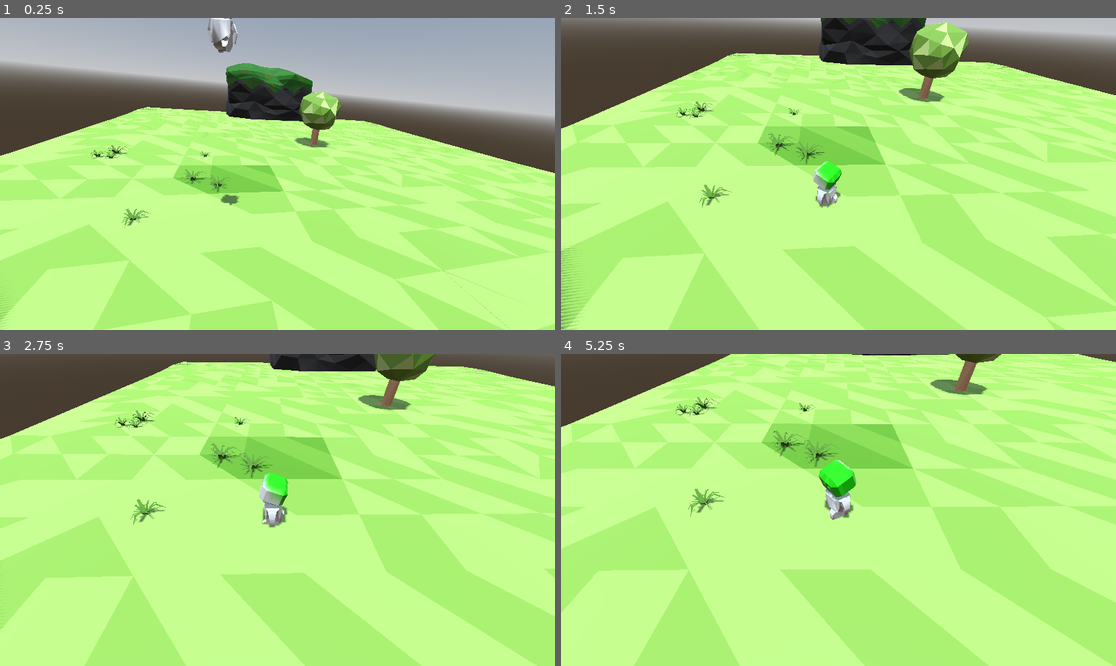
Above: before the commit, frames 1-4 (two rows, left to right).
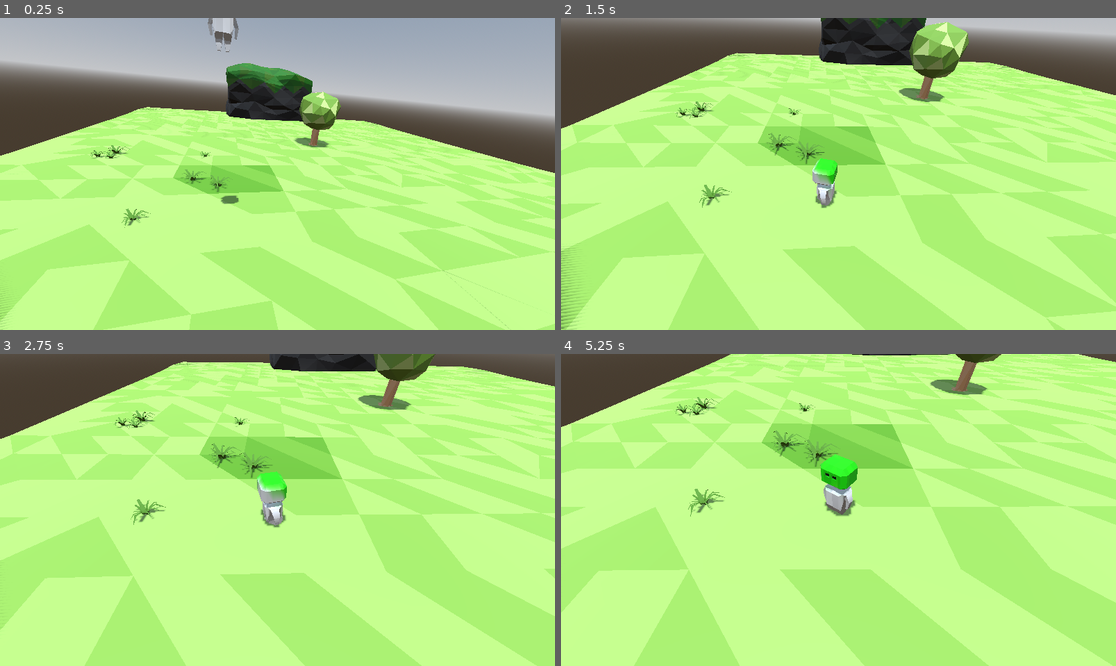
Above: after the commit, the same moments.

Repository: AYT04/SmallWorld4
Game: Godot game, scene res://scenes/scn_dev/scn_dev.tscn
The game is run twice, just before and just after one commit, with the same random seed, the same clock (stepped at 60 frames per second) and the same inputs.
Inputs:
- Up to frame 1 (0.25 s): no input
- Up to frame 2 (1.5 s): tap Enter at 0.5 s; hold D (right) 0.53-1.28 s; hold S (down) from 1.28 s (still down)
- Up to frame 3 (2.75 s): release S (down) at 2.03 s; hold D (right) from 2.03 s (still down)
- Up to frame 4 (5.25 s): release D (right) at 2.78 s; hold W (up) 2.78-3.53 s; hold A (left) 3.53-5.03 s; hold S (down) from 5.03 s (still down)

The runs differ from the first frame. In frame 1, 0.4% of the frame differs, in the area x 37-44%, y 0-61%; in frame 2, 0.4%; in frame 3, 0.5%; in frame 4, 0.8%, in the area x 46-54%, y 32-54%.

Commit message:
Add Animation

Diff:
--- a/scenes/scn_dev/scn_dev.tscn
+++ b/scenes/scn_dev/scn_dev.tscn
@@ -38,11 +38,12 @@
 [node name="Player" type="CharacterBody3D" parent="beginnerIsland"]
 transform = Transform3D(-0.951105, 0, 0.308868, 0, 1, 0, -0.308868, 0, -0.951105, -9.08754, 10.2392, 12.048)
 
-[node name="mesh" parent="beginnerIsland/Player" instance=ExtResource("3_e3t0f")]
-transform = Transform3D(1, 0, 0, 0, 1, 0, 0, 0, 1, 0, -0.100779, 0)
+[node name="glbmesh" parent="beginnerIsland/Player" instance=ExtResource("3_e3t0f")]
+transform = Transform3D(0.95073, 0, 0.310013, 0, 1, 0, -0.310013, 0, 0.95073, -0.024497, -0.086031, -0.0242195)
 
-[node name="controller" type="Node" parent="beginnerIsland/Player"]
+[node name="controller" type="Node" parent="beginnerIsland/Player" node_paths=PackedStringArray("glbmesh")]
 script = ExtResource("3_d52c4")
+glbmesh = NodePath("../glbmesh")
 
 [node name="CollisionShape3D" type="CollisionShape3D" parent="beginnerIsland/Player"]
 transform = Transform3D(1, 0, 0, 0, 1, 0, 0, 0, 1, 0, 0.928668, 0)
--- a/src/inputs/controller.gd
+++ b/src/inputs/controller.gd
@@ -4,12 +4,17 @@
 
 @export var speed: int = 200
 @export var gravity: int = 10
+@export var glbmesh: Node3D
 
+var anim: AnimationPlayer
 var parent: CharacterBody3D
 var velocity = Vector2(0, 0)
 
 func _ready():
 	parent = get_parent()
+	assert(glbmesh is Node3D, "You need to provide a glbmesh to animate to contoller")
+	anim = glbmesh.get_node("AnimationPlayer")
+	assert(anim is AnimationPlayer, "contoller has been provided with an invalid glbmesh, no child named AnimationPlayer")
 	assert(parent is CharacterBody3D, "controller must have a CharacterBody3D as parent to control")
 
 func _process(delta):
@@ -56,11 +61,10 @@
 	parent.move_and_slide()
 
 	if velocity.length() < 1:
-		pass
-		#parent.play("IdleTrack") # FIXME add animation
+		anim.play("IdleTrack")
 	else:
 		var target_angle = atan2(velocity.x, velocity.y)
 		var buff = parent.get_rotation()
 		buff.y = lerp_angle(buff.y, target_angle, 0.1)
 		parent.set_rotation(buff)
-		#parent.play("WalkTrack") # FIXME add animation
+		anim.play("WalkTrack")
